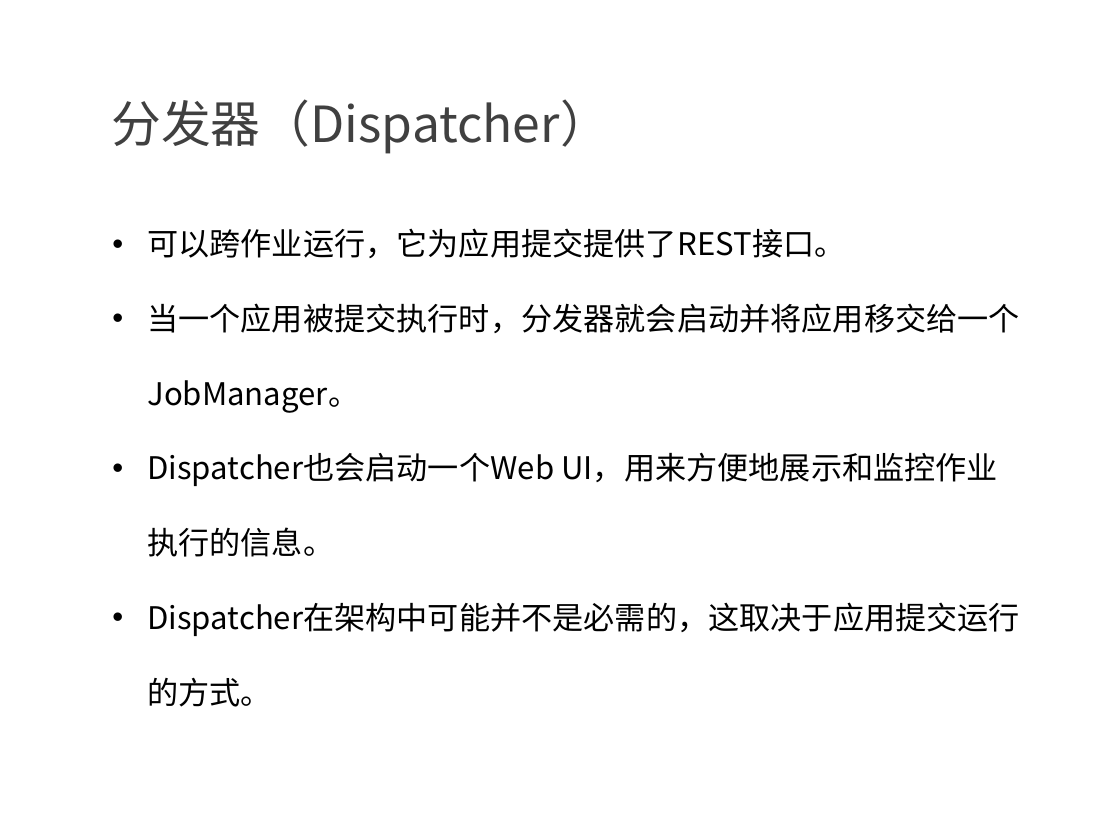
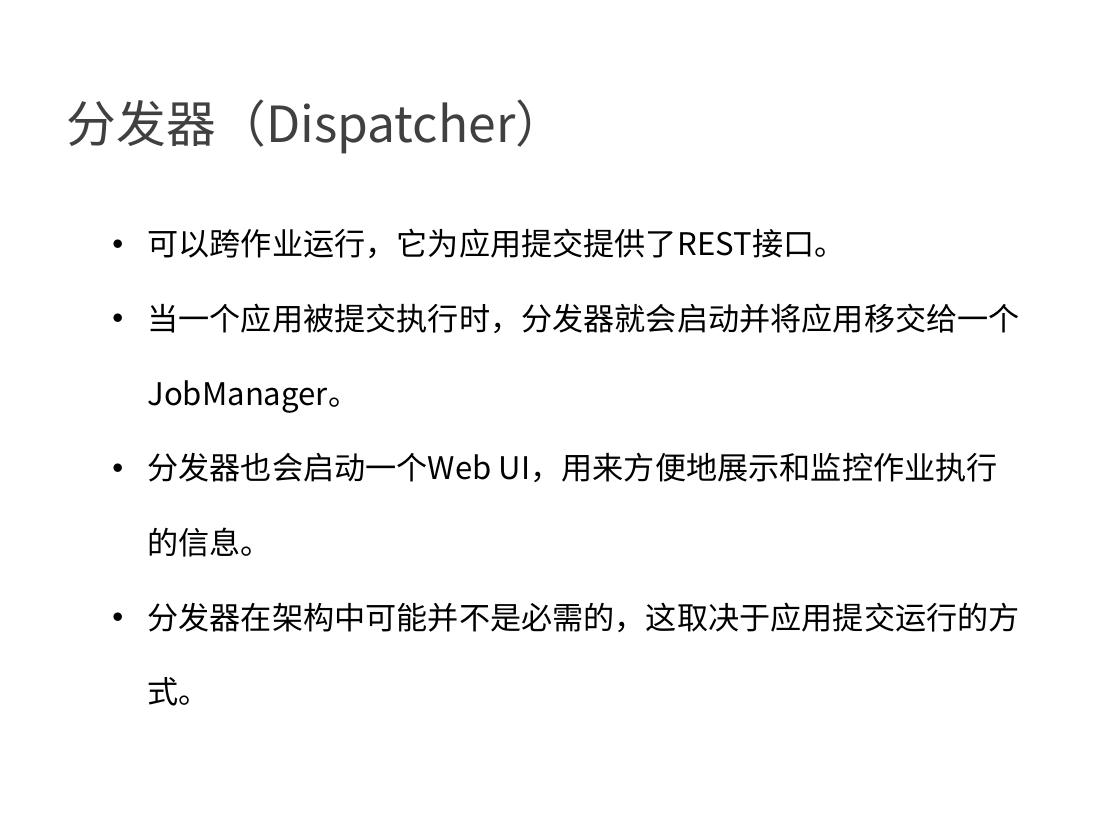
Before and after one commit to confucianzuoyuan/flink-tutorial, a slide deck: slide 7 of slides/2_Flink运行架构.pptx. Drawn at 1120x840 pixels with LibreOffice and Linux fonts; fonts in the diff are those of the drawing; background and template pictures are left out. Boxes give left, top, right and bottom in pixels: in the first picture for what was removed or moved away, otherwise in the second. Text is boxed around its words. In the diff, an @@ line names an element or a change of style, - is before the commit and + after.

```diff
--- a/slides/2_Flink运行架构.pptx
+++ b/slides/2_Flink运行架构.pptx
@@ text "分发器（Dispatcher）" at (67, 99, 566, 154): indent changed @@
@@ text at (147, 452, 1019, 706): text changed @@
-• Dispatcher也会启动一个Web UI，用来方便地展示和监控作业执行的信息。
-• Dispatcher在架构中可能并不是必需的，这取决于应用提交运行的方式。
+• 分发器也会启动一个Web UI，用来方便地展示和监控作业执行的信息。
+• 分发器在架构中可能并不是必需的，这取决于应用提交运行的方式。
```
Also in this commit, not shown: 19 other slides changed, 2 other files.
